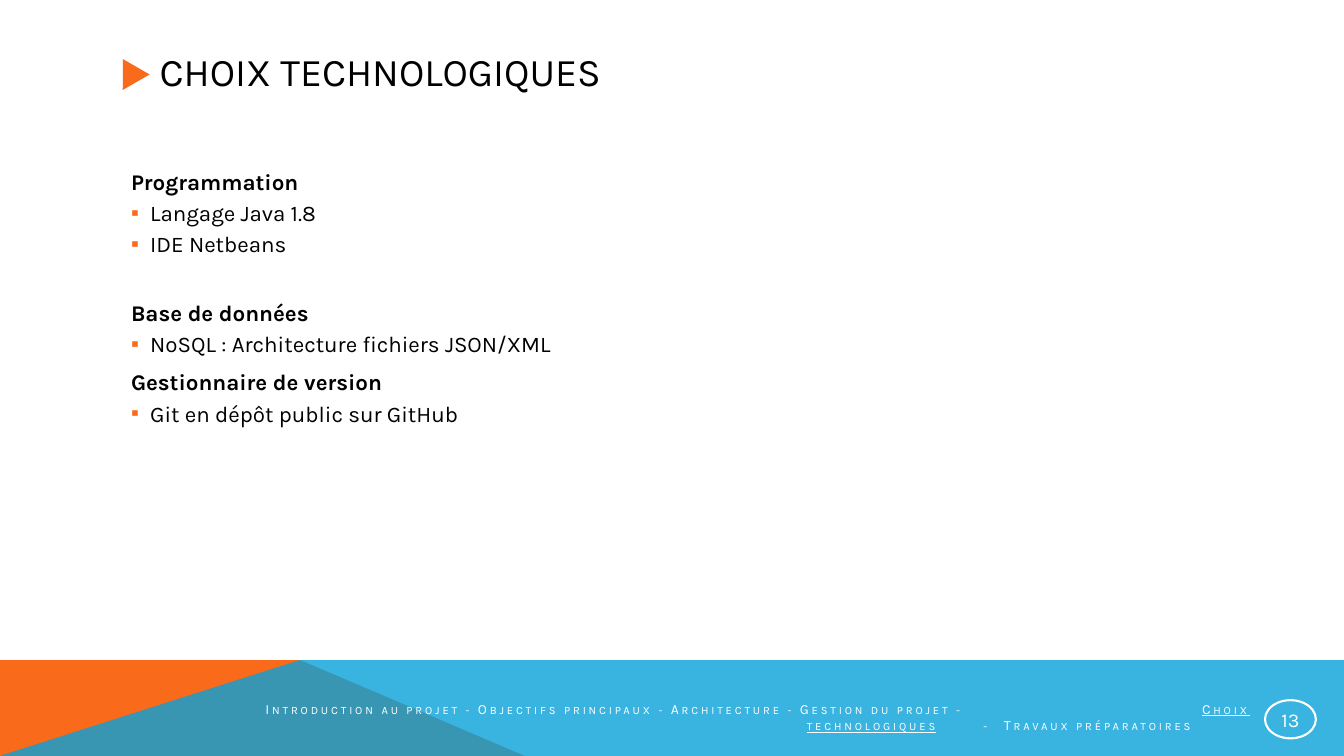
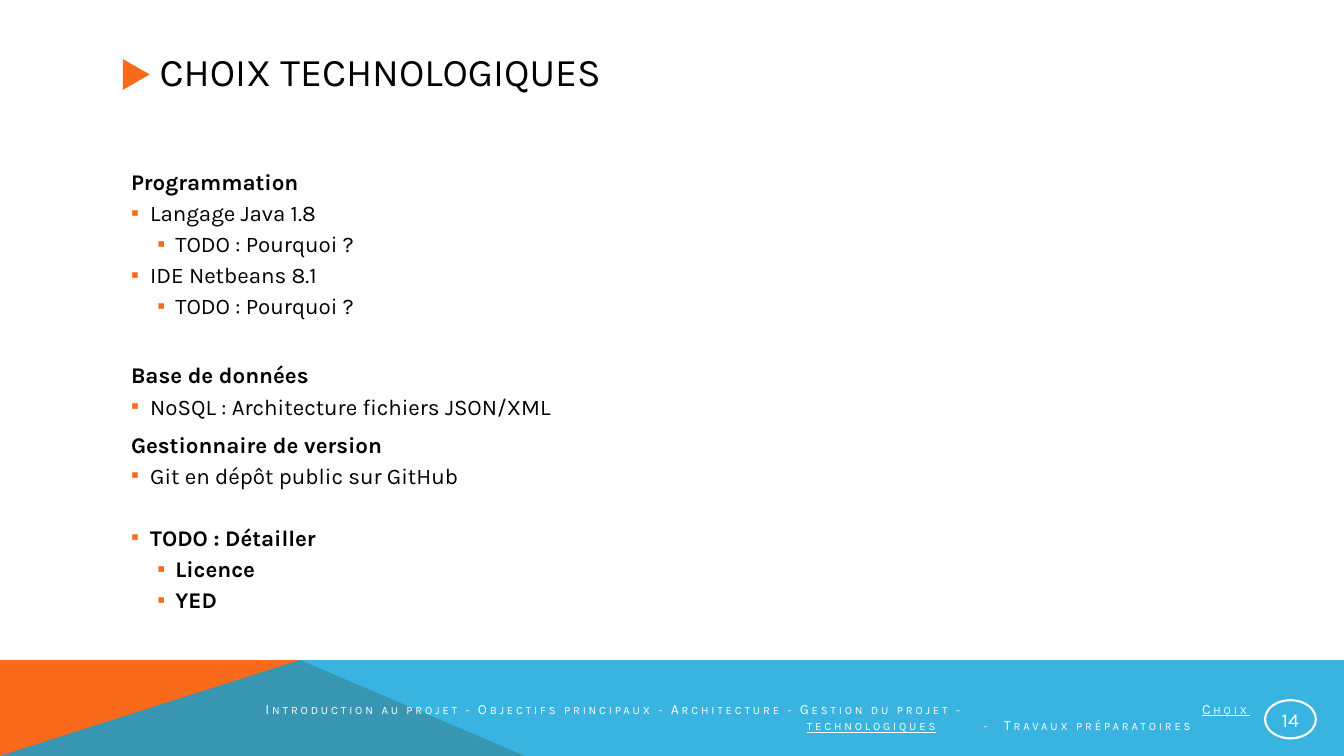
Before and after one commit to NotAVeryIntelligentSystem/NARVIS, a slide deck: slide 14 of Presentation/PrésentationNarvis_2.pptx (slide 13 before the commit). Drawn at 1344x756 pixels with LibreOffice and Linux fonts; fonts in the diff are those of the drawing. Boxes give left, top, right and bottom in pixels: in the first picture for what was removed or moved away, otherwise in the second. Text is boxed around its words. In the diff, an @@ line names an element or a change of style, - is before the commit and + after.

```diff
--- a/Presentation/PrésentationNarvis_2.pptx
+++ b/Presentation/PrésentationNarvis_2.pptx
@@ text at [150,236,338,320]: text changed @@
-  ▪ IDE Netbeans
+    ▪ TODO : Pourquoi ?
+  ▪ IDE Netbeans 8.1
+    ▪ TODO : Pourquoi ?
@@ text at [150,528,316,608]: paragraphs added @@
+  ▪ TODO : Détailler
+    ▪ Licence
+    ▪ YED
@@ page number at [1282,714,1299,727]: text changed @@
-13
+14
```
Also in this commit, not shown: 6 other slides changed, 1 slide added, 1 other file.
